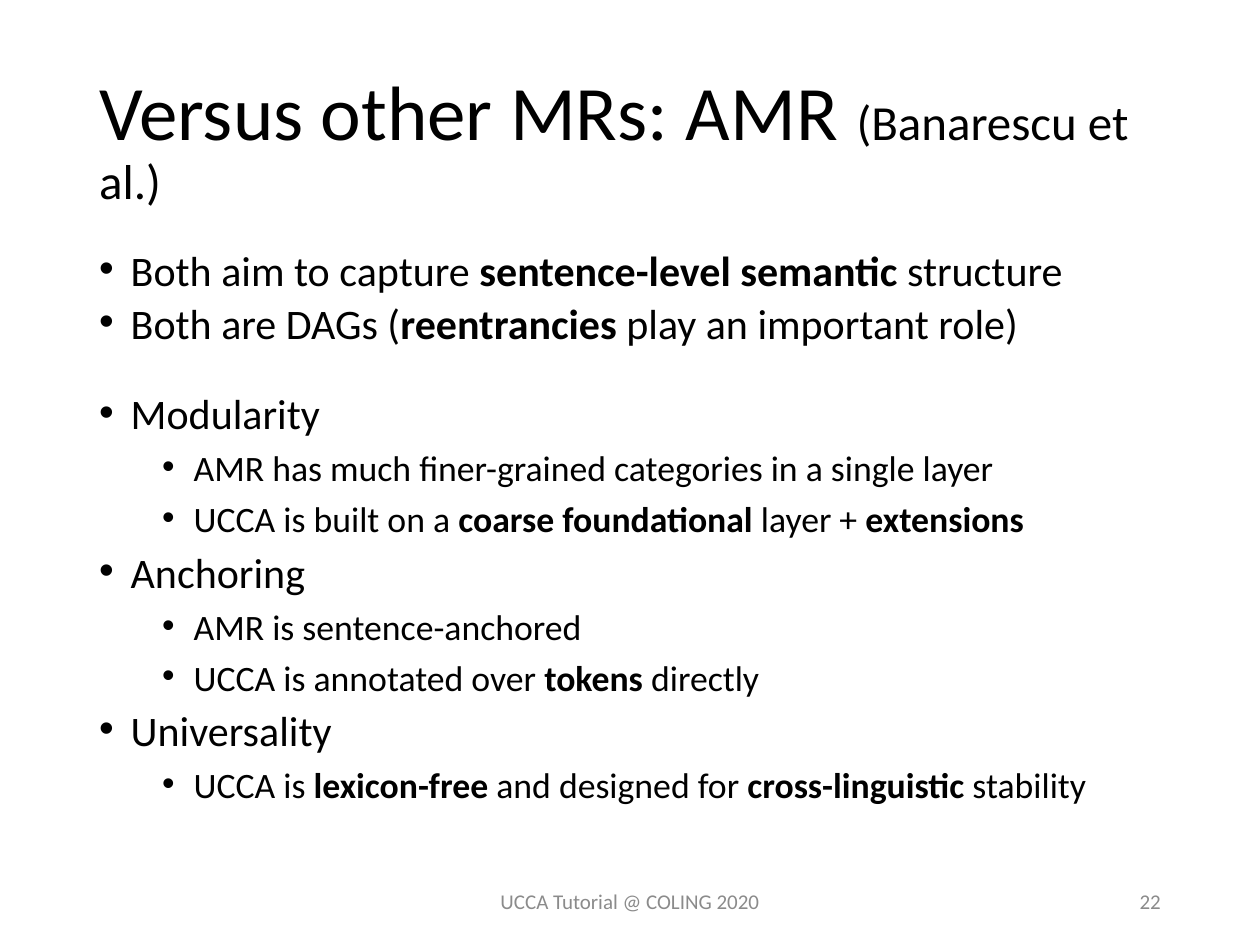
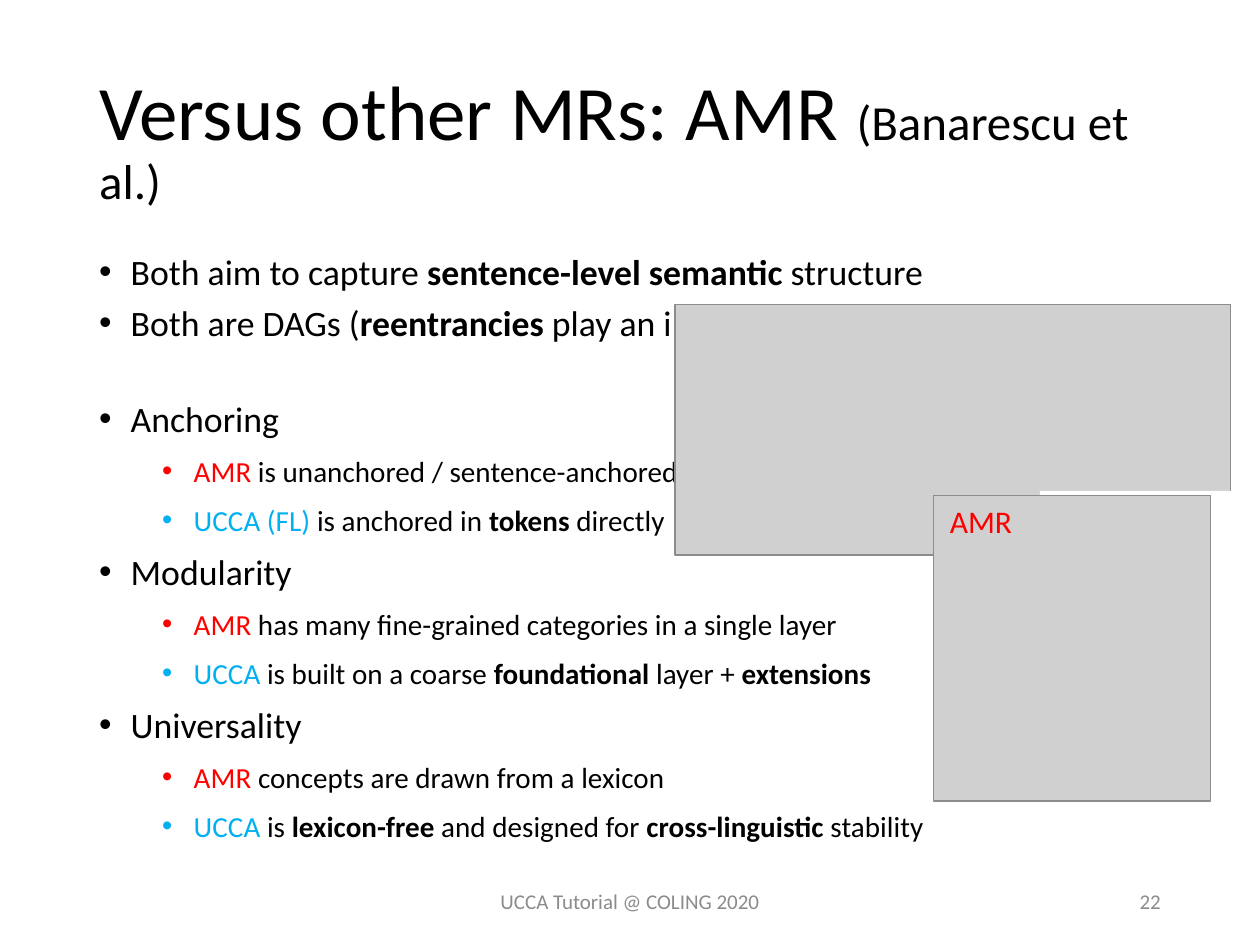
Before and after one commit to UniversalConceptualCognitiveAnnotation/tutorial, a slide deck: slide 22 of UCCA Extensions Comparison.pptx. Drawn at 1260x945 pixels with LibreOffice and Linux fonts; fonts in the diff are those of the drawing; grey boxes stand for pictures; background and template pictures are left out. Boxes give left, top, right and bottom in pixels: in the first picture for what was removed or moved away, otherwise in the second. Text is boxed around its words. In the diff, an @@ line names an element or a change of style, - is before the commit and + after.

Commit message:
Updated Extensions & Comparison slides to the final version

```diff
--- a/UCCA Extensions Comparison.pptx
+++ b/UCCA Extensions Comparison.pptx
@@ text at (x1=131, y1=260, x2=923, y2=842): size 24.1 to 20.4 pt in "Both aim to capture sentence-level semantic structure", "Both are DAGs (reentrancies play an important ...", "Modularity", "Universality"; size 20.4 to 16.6 pt in "UCCA is built on a coarse foundational ...", "UCCA is lexicon-free and designed for cross-linguistic ..."; text colour #000000 to #00B0F0 in "UCCA", "UCCA"; bold off in "coarse"; line spacing 0.7 to 0.8 @@
@@ picture added at (x1=675, y1=305, x2=1231, y2=556) @@
@@ text at (x1=131, y1=407, x2=678, y2=536): paragraphs added @@
+• Anchoring
+  • AMR is unanchored / sentence-anchored
+  • UCCA (FL) is anchored in tokens directly
@@ picture added at (x1=934, y1=495, x2=1211, y2=800) @@
@@ rectangle added at (x1=1040, y1=491, x2=1231, y2=563), fill #FFFFFF @@
@@ text added at (x1=950, y1=512, x2=1012, y2=533), 18 pt, text #FF0000 @@
+AMR
@@ text at (x1=131, y1=558, x2=759, y2=697): paragraphs removed @@
-• Anchoring
-  • AMR is sentence-anchored
-  • UCCA is annotated over tokens directly
@@ text at (x1=194, y1=614, x2=837, y2=640): text changed; size 20.4 to 16.6 pt @@
-  • AMR has much finer-grained categories in a single layer
+  • AMR has many fine-grained categories in a single layer
@@ text at (x1=194, y1=767, x2=664, y2=793): paragraph added @@
+  • AMR concepts are drawn from a lexicon
```
Also in this commit, not shown: 18 other slides changed, 1 slide added, 1 other file.
